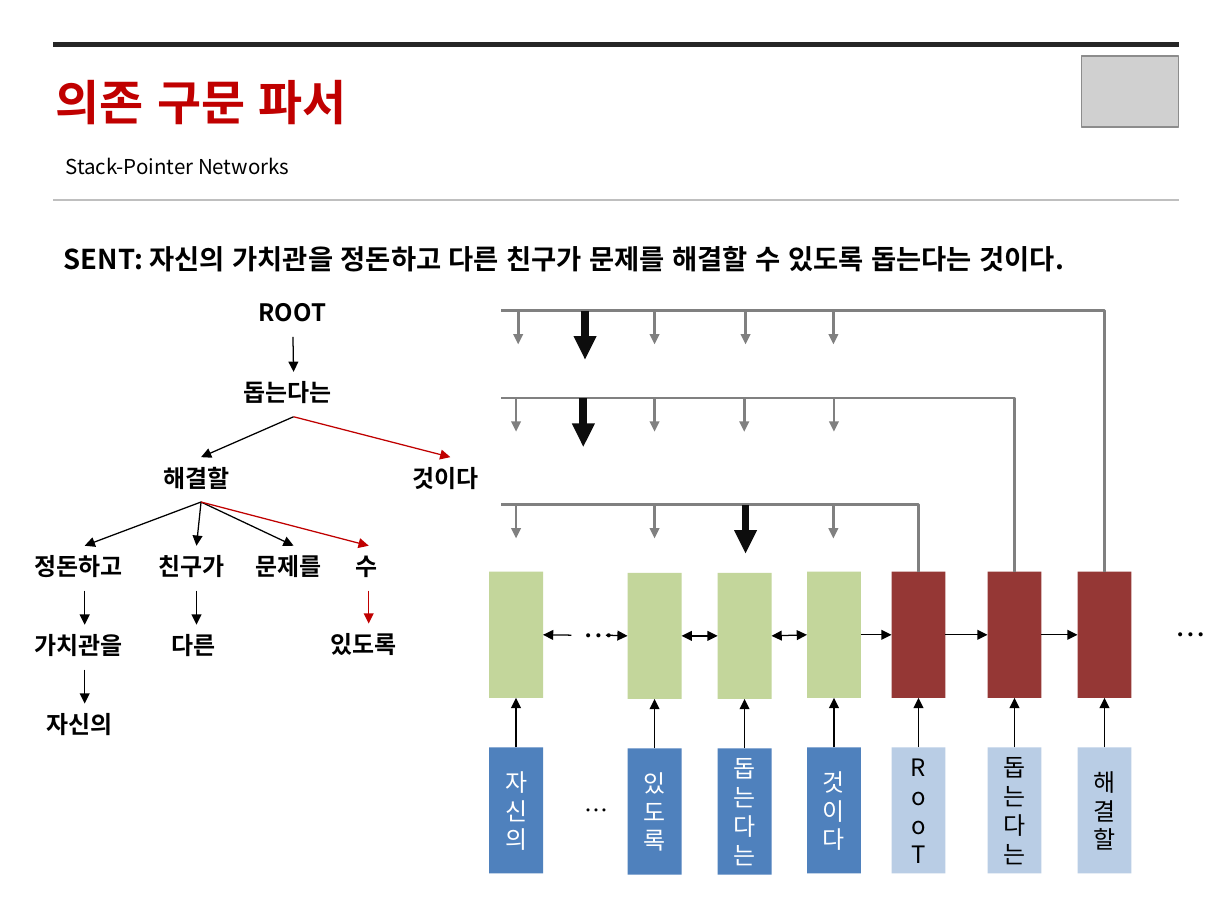
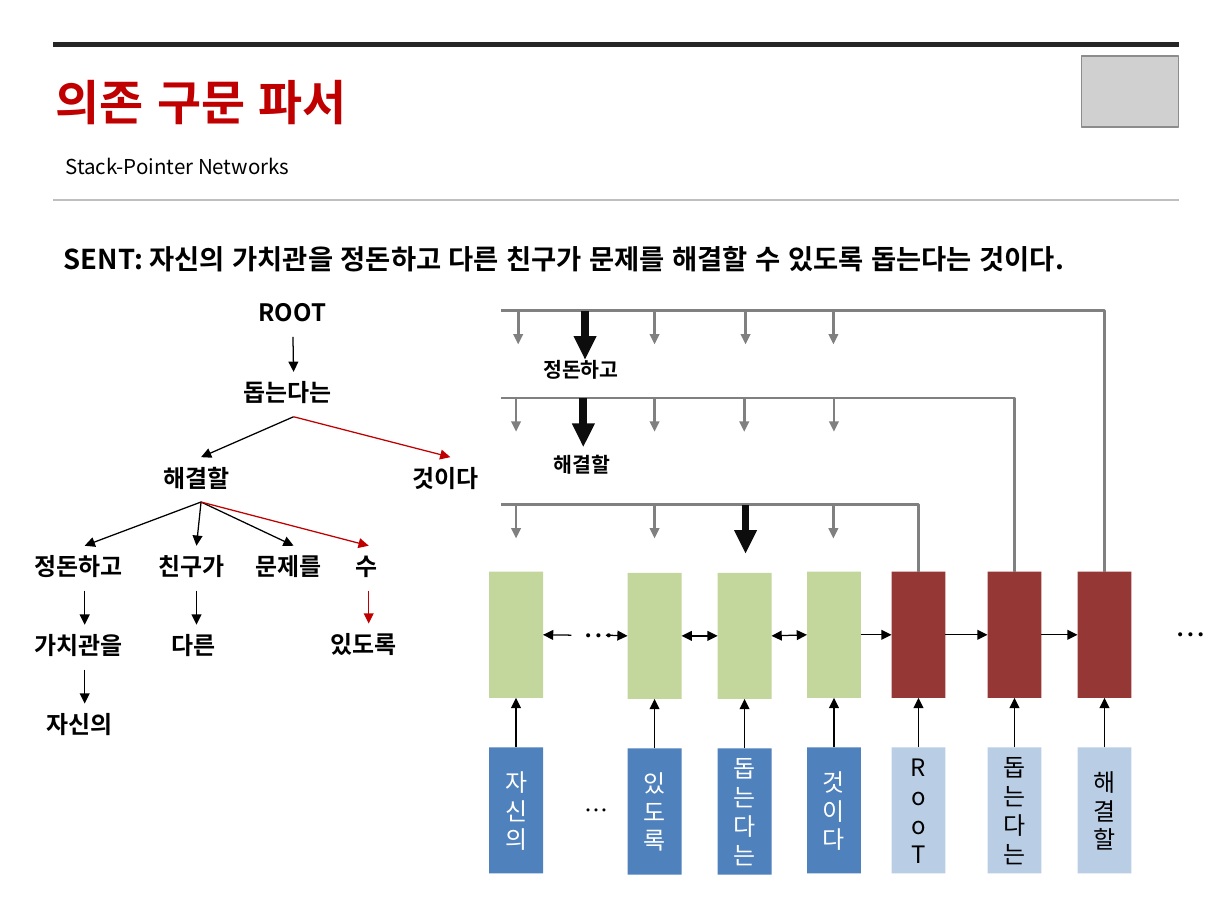
Before and after one commit to yseokchoi/SejongTree2Dependency, a slide deck: slide 19 of 실습-20180820.pptx. Drawn at 1232x924 pixels with LibreOffice and Linux fonts; fonts in the diff are those of the drawing; grey boxes stand for pictures. Boxes give left, top, right and bottom in pixels: in the first picture for what was removed or moved away, otherwise in the second. Text is boxed around its words. In the diff, an @@ line names an element or a change of style, - is before the commit and + after.

```diff
--- a/실습-20180820.pptx
+++ b/실습-20180820.pptx
@@ text added at (x1=543, y1=357, x2=618, y2=379), 12 pt, text #000000, bold @@
+정돈하고
@@ text added at (x1=554, y1=454, x2=611, y2=474), 12 pt, text #000000, bold @@
+해결할
```
